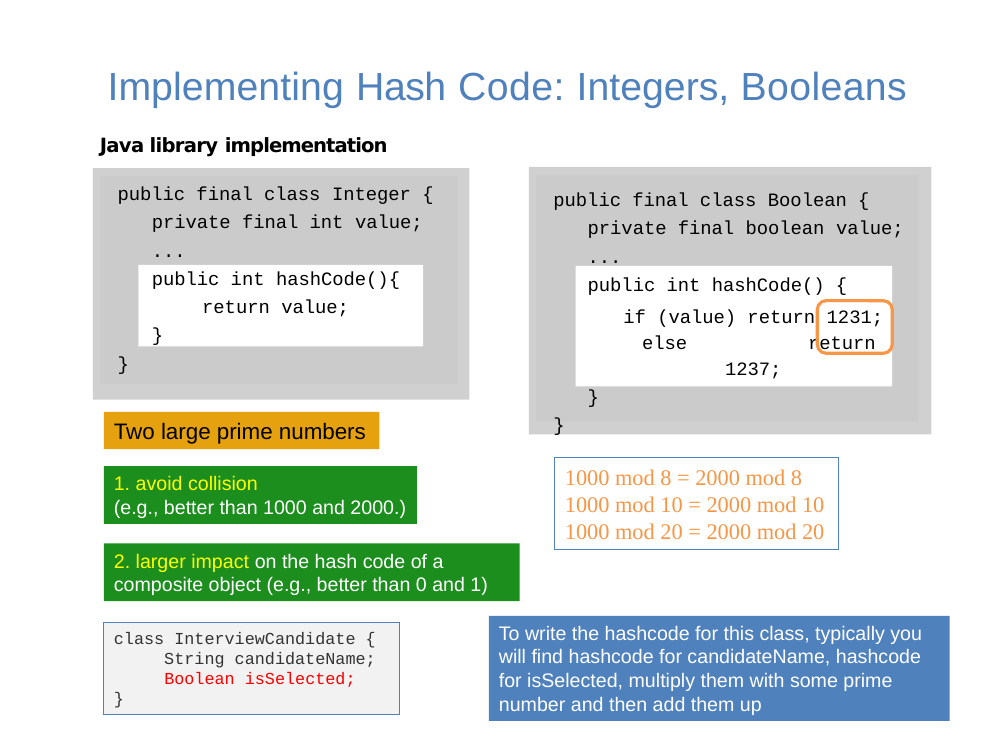
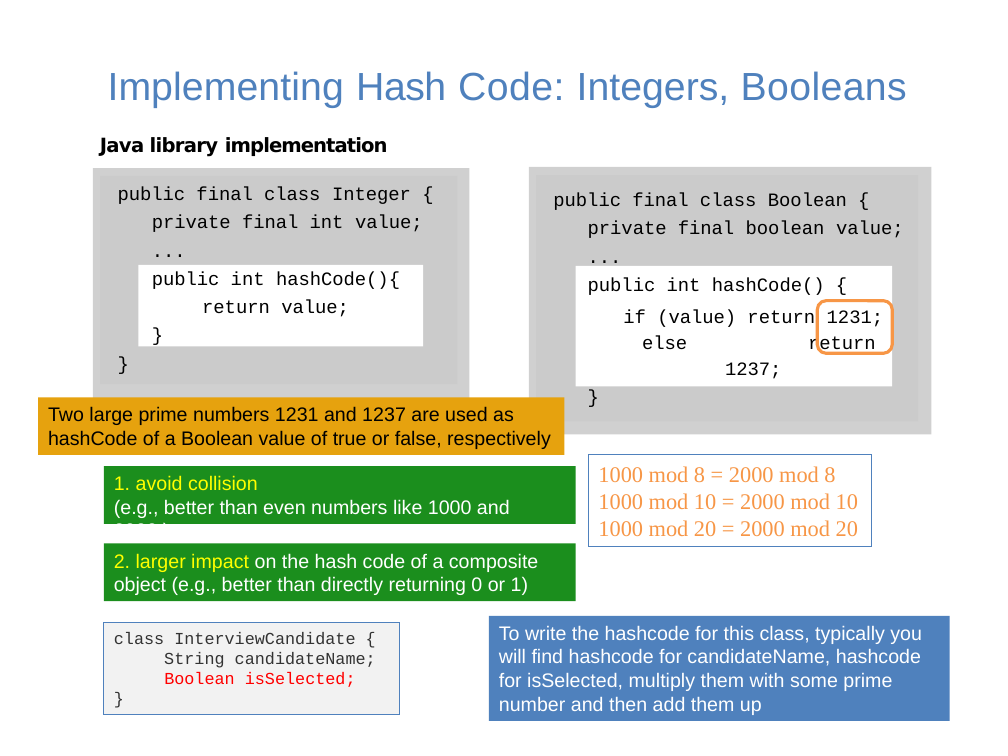
Before and after one commit to guhofstra/CSC111Fa25, a slide deck: slide 8 of PPTs/Lecture 7-hash table.pptx. Drawn at 1008x756 pixels with LibreOffice and Linux fonts; fonts in the diff are those of the drawing; grey boxes stand for pictures. Boxes give left, top, right and bottom in pixels: in the first picture for what was removed or moved away, otherwise in the second. Text is boxed around its words. In the diff, an @@ line names an element or a change of style, - is before the commit and + after.

```diff
--- a/PPTs/Lecture 7-hash table.pptx
+++ b/PPTs/Lecture 7-hash table.pptx
@@ rectangle "Two large prime numbers 1231 ...": place and size @@
-rectangle "Two large prime numbers 1231 ..." at [104, 412, 379, 450]
+rectangle "Two large prime numbers 1231 ..." at [38, 397, 564, 455]
@@ text in rectangle at [48, 406, 551, 449]: text changed; size 16 to 14 pt @@
-Two large prime numbers
+Two large prime numbers 1231 and 1237 are used as hashCode of a Boolean value of true or false, respectively
@@ rectangle "1. avoid collision": place and size @@
-rectangle "1. avoid collision" at [104, 466, 417, 523]
+rectangle "1. avoid collision" at [104, 466, 576, 523]
@@ rectangle "1000 mod 8 = 2000 ...": place and size @@
-rectangle "1000 mod 8 = 2000 ..." at [555, 458, 839, 549]
+rectangle "1000 mod 8 = 2000 ..." at [589, 455, 872, 546]
@@ text in rectangle at [114, 499, 510, 524]: text changed @@
-(e.g., better than 1000 and 2000.)
+(e.g., better than even numbers like 1000 and 2000.)
@@ rectangle "2. larger impact on the ...": place and size @@
-rectangle "2. larger impact on the ..." at [104, 543, 519, 601]
+rectangle "2. larger impact on the ..." at [104, 543, 576, 601]
@@ text in rectangle at [114, 553, 538, 595]: text changed @@
-2. larger impact on the hash code of a composite object (e.g., better than 0 and 1)
+2. larger impact on the hash code of a composite object (e.g., better than directly returning 0 or 1)
```
Also in this commit, not shown: 11 other slides changed, 9 other files.
